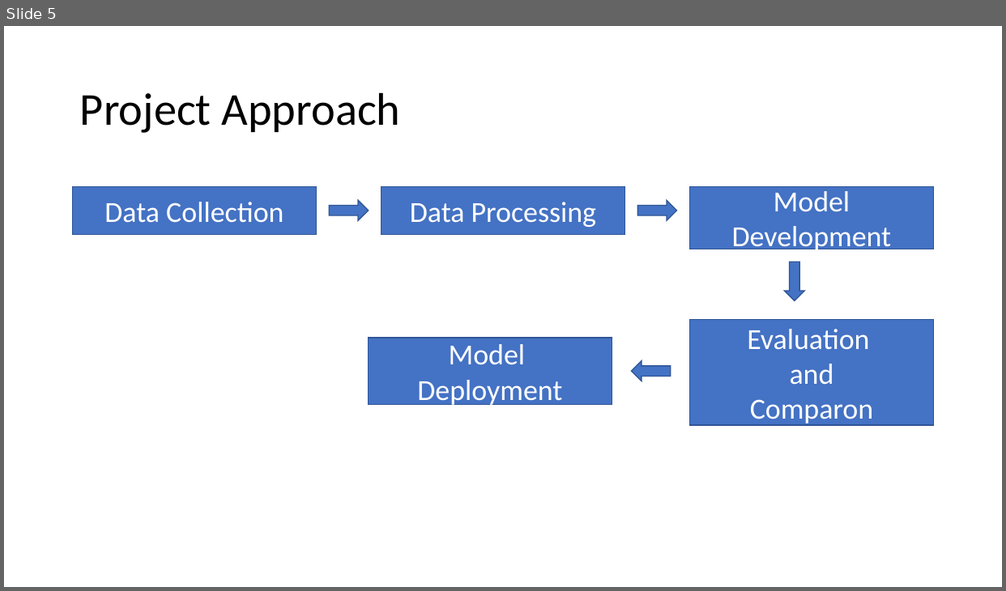
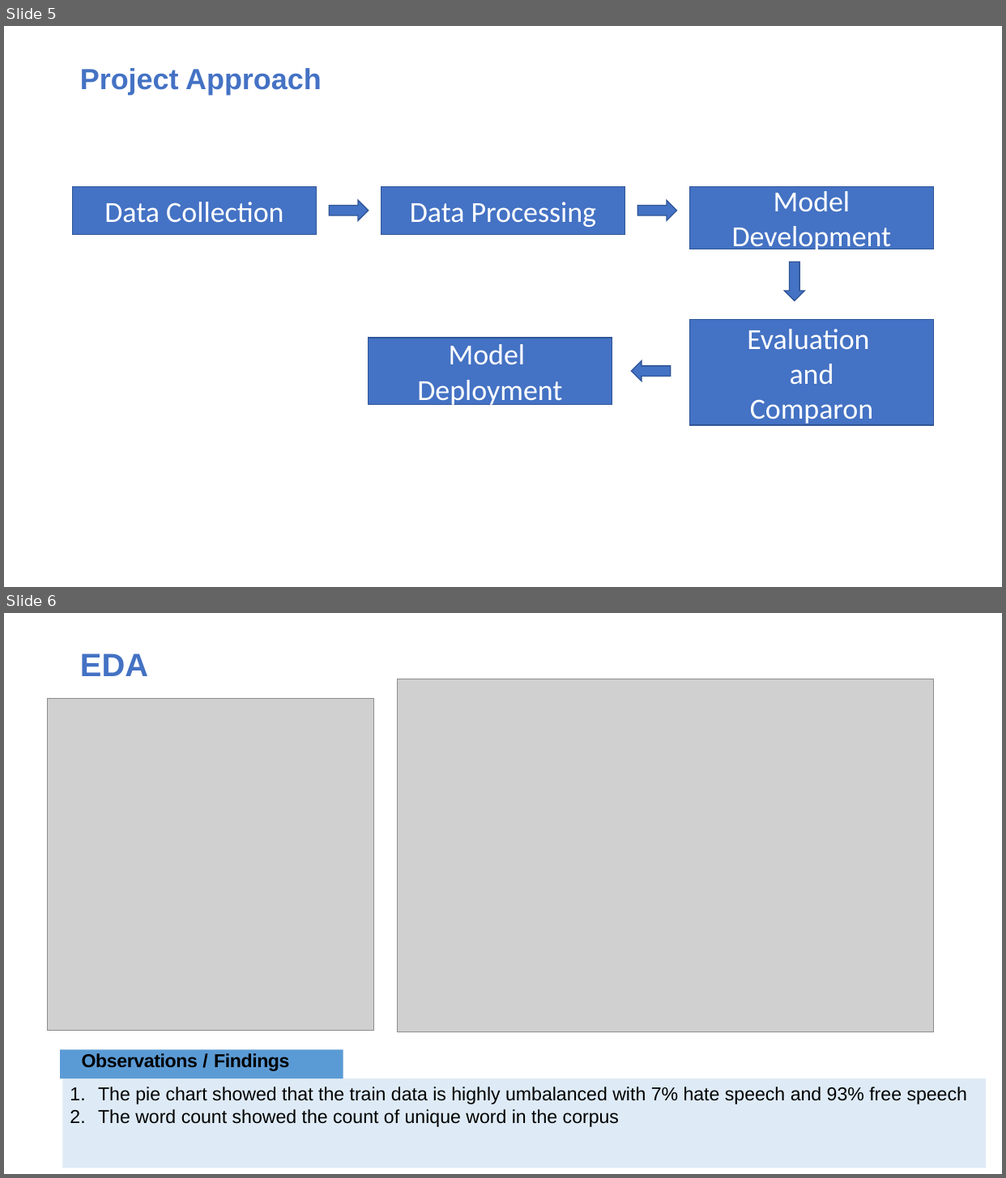
Before and after one commit to samson12193/xLSTM_Hate_Speech_Detector, a slide deck: Data Glacier Internship.pptx. Shown one above the other, each under a label of ours: slide 5 before the commit, slides 5 and 6 after it. The pictures are 1006x591 and 1006x1178 pixels, drawn with LibreOffice and Linux fonts; fonts in the diff are those of the drawing; grey boxes stand for pictures. Boxes give left, top, right and bottom in pixels: in the first picture for what was removed or moved away, otherwise in the second. Text is boxed around its words. In the diff, an @@ line names an element or a change of style, - is before the commit and + after.

```diff
--- a/Data Glacier Internship.pptx
+++ b/Data Glacier Internship.pptx
@@ slide 6 added at [4,613,1002,1174], background #FFFFFF @@
@@ title added at [80,653,148,676], 31.1 pt, text #4472C4, bold @@
+EDA
@@ picture added at [398,679,934,1033] @@
@@ picture added at [48,698,374,1031] @@
@@ rectangle added at [60,1050,343,1080], fill #5B9BD5, 18 pt, text #000000, bold @@
+Observations / Findings
@@ rectangle added at [62,1079,986,1168], fill #5B9BD5 at 20% opacity, 18 pt, text #000000 @@
+1. The pie chart showed that the train data is highly umbalanced with 7% hate speech and 93% free speech
+2. The word count showed the count of unique word in the corpus
@@ slide 5 changed as well @@
@@ title "Project Approach" at [80,68,321,95]: size 44 to 28 pt, font Calibri to Arial, text colour #000000 to #4472C4, bold on @@
```
Also in this commit, not shown: 6 other slides changed, 6 other slides added, 1 slide removed.
